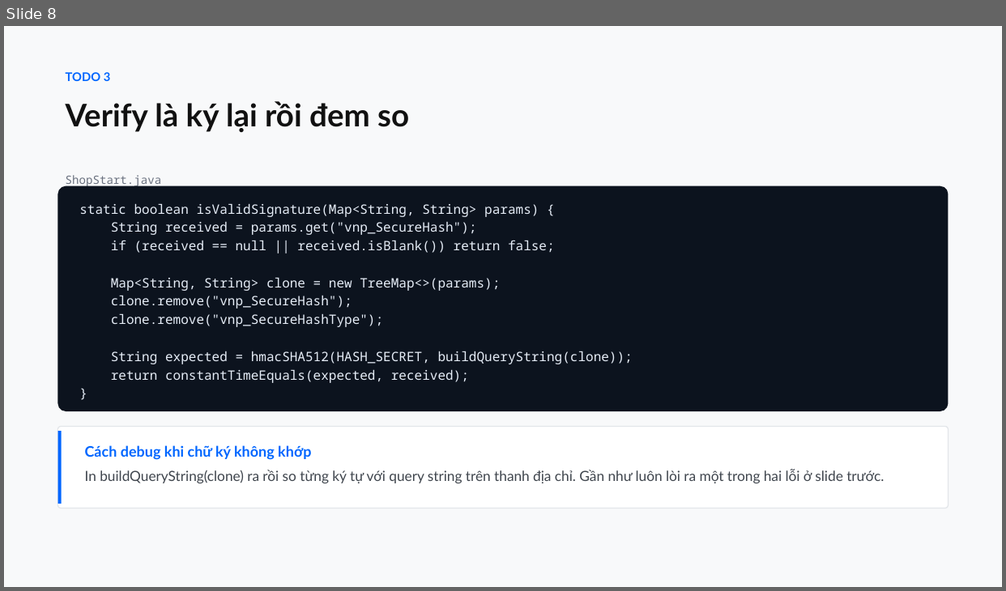
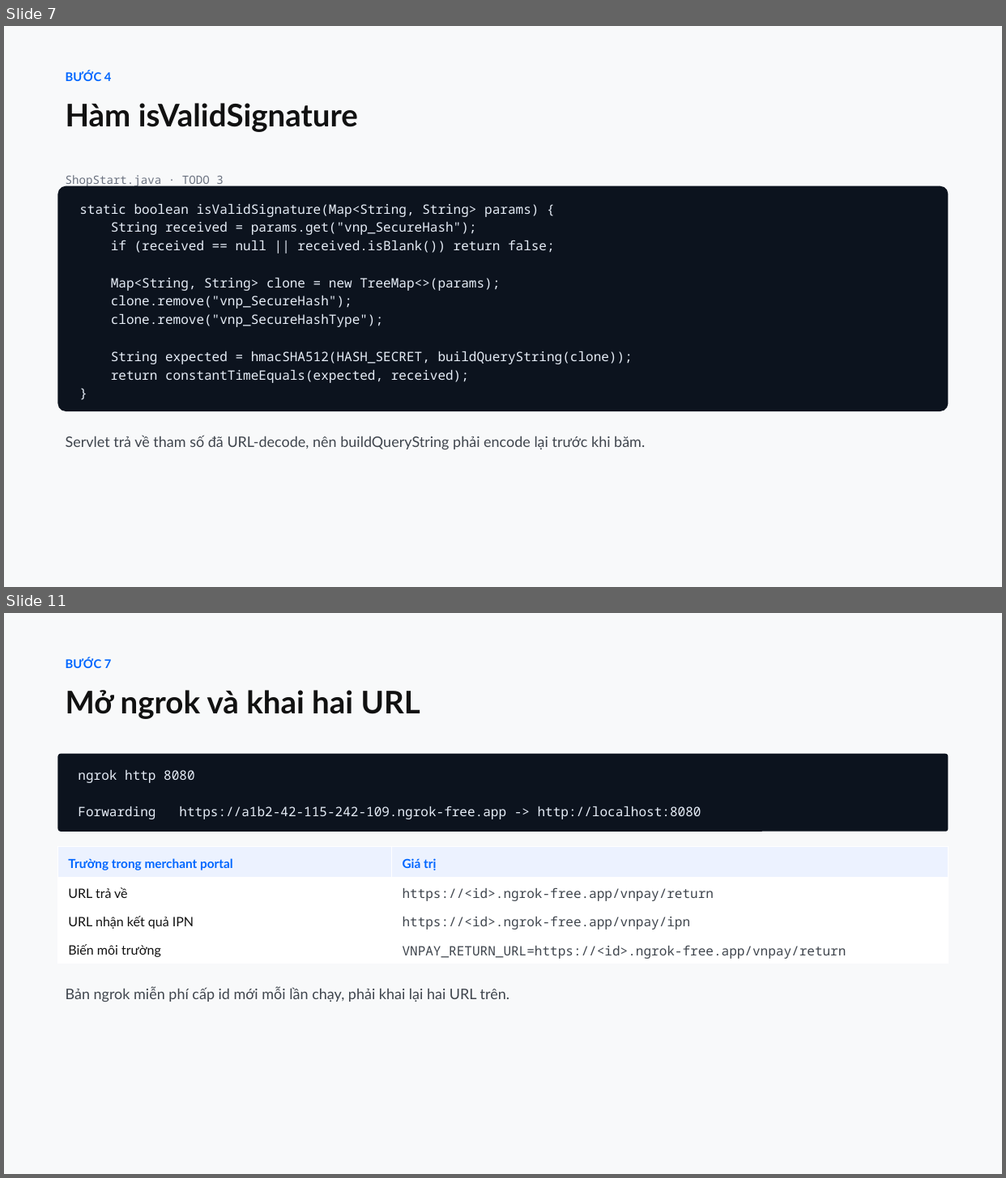
Before and after one commit to conchocon154/vnpay-seminar, a slide deck: VNPAY-seminar.pptx. Shown one above the other, each under a label of ours: slide 8 before the commit, slides 7 and 11 after it; the slides between them are not shown. The pictures are 1006x591 and 1006x1178 pixels, drawn with LibreOffice and Linux fonts; fonts in the diff are those of the drawing. Boxes give left, top, right and bottom in pixels: in the first picture for what was removed or moved away, otherwise in the second. Text is boxed around its words. In the diff, an @@ line names an element or a change of style, - is before the commit and + after.

```diff
--- a/VNPAY-seminar.pptx
+++ b/VNPAY-seminar.pptx
@@ slide 11 added at (x1=4, y1=613, x2=1002, y2=1174), background #F8F9FA @@
@@ text added at (x1=66, y1=658, x2=420, y2=719), 30 pt, text #111111, bold @@
+BƯỚC 7
+Mở ngrok và khai hai URL
@@ rounded rectangle added at (x1=58, y1=754, x2=948, y2=832), fill #0C131E, 12.5 pt, text #E6EDF7 @@
+ngrok http 8080
+Forwarding https://a1b2-42-115-242-109.ngrok-free.app -> http://localhost:8080
@@ table added at (x1=58, y1=846, x2=948, y2=964), 4 rows, 2 columns @@
+Trường trong merchant portal | Giá trị
+URL trả về | https://<id>.ngrok-free.app/vnpay/return
+URL nhận kết quả IPN | https://<id>.ngrok-free.app/vnpay/ipn
+Biến môi trường | VNPAY_RETURN_URL=https://<id>.ngrok-free.app/vnpay/return
@@ text added at (x1=66, y1=987, x2=509, y2=1003), 14 pt, text #3F454D @@
+Bản ngrok miễn phí cấp id mới mỗi lần chạy, phải khai lại hai URL trên.
@@ what was slide 8 is now slide 7 @@
@@ slide 7 changed as well @@
@@ text at (x1=66, y1=71, x2=358, y2=132): text changed @@
-TODO 3
-Verify là ký lại rồi đem so
+BƯỚC 4
+Hàm isValidSignature
@@ text at (x1=66, y1=175, x2=223, y2=187): text changed @@
-ShopStart.java
+ShopStart.java · TODO 3
@@ rounded rectangle removed at (x1=58, y1=426, x2=948, y2=508) @@
@@ rectangle removed at (x1=58, y1=431, x2=61, y2=504) @@
@@ text added at (x1=66, y1=435, x2=645, y2=450), 14 pt, text #3F454D @@
+Servlet trả về tham số đã URL-decode, nên buildQueryString phải encode lại trước khi băm.
@@ text removed at (x1=85, y1=446, x2=884, y2=484) @@
-Cách debug khi chữ ký không khớp
-In buildQueryString(clone) ra rồi so từng ký tự với query string trên thanh địa chỉ. Gần như luôn lòi ra một trong hai lỗi ở slide trước.
```
Also in this commit, not shown: 3 other slides changed, 9 other slides added, 15 slides removed, 1 other file.
